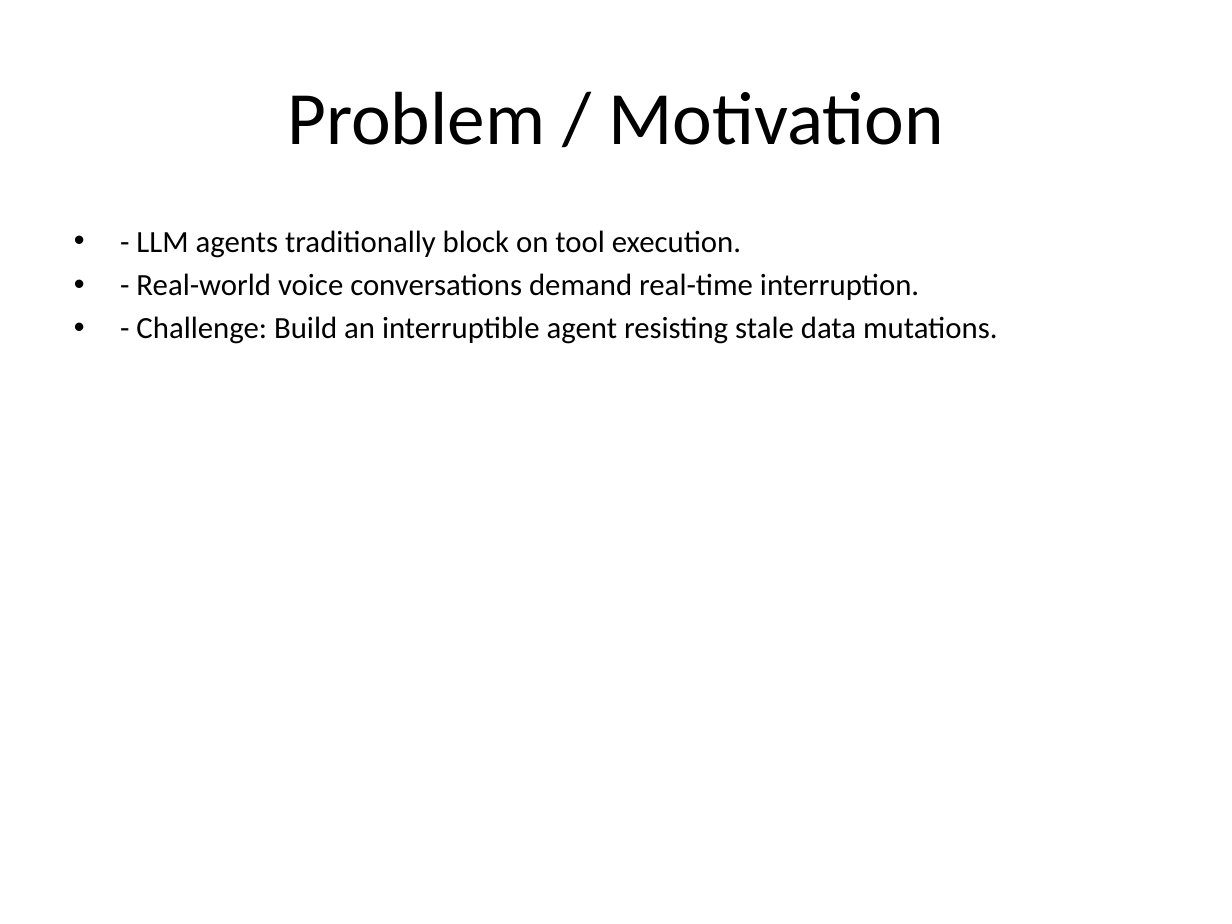
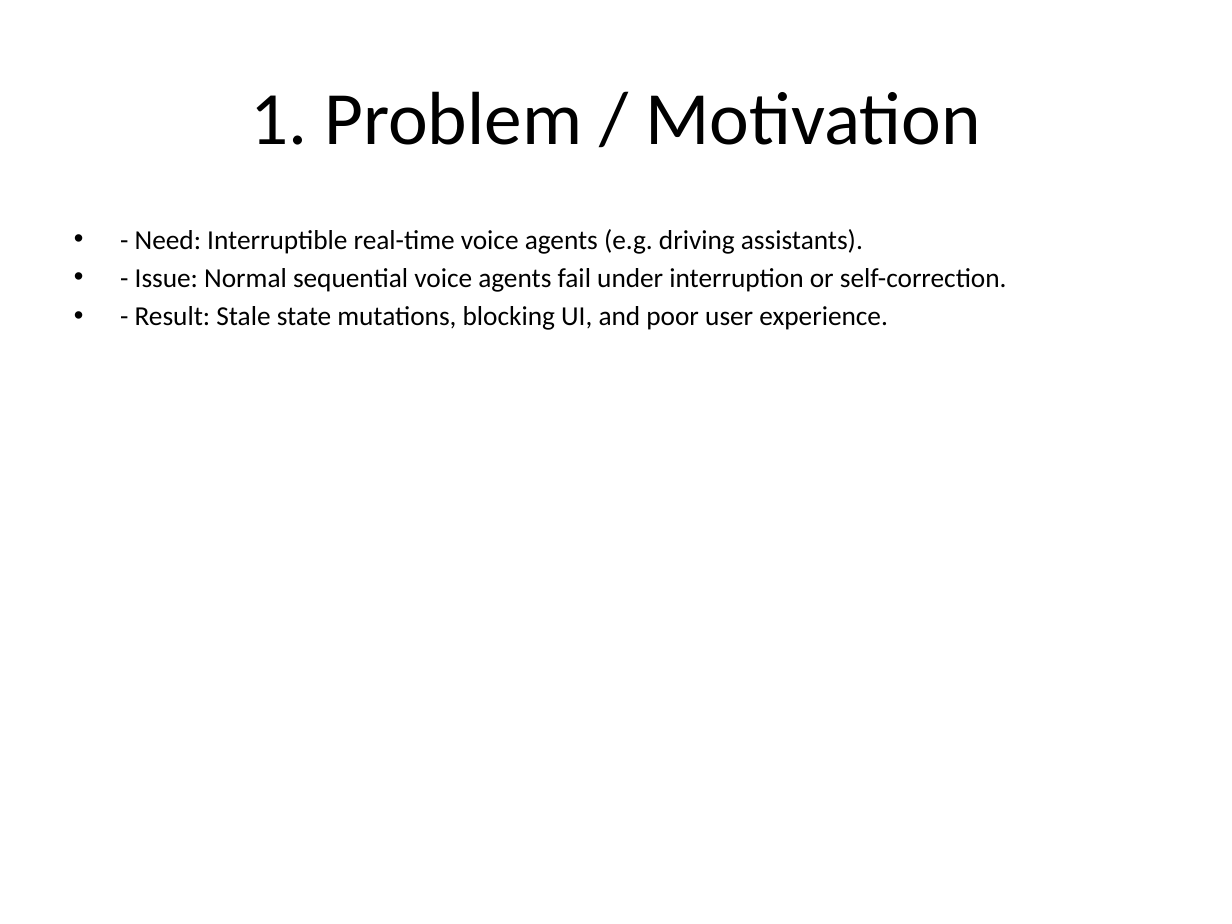
Before and after one commit to TiyasDas-81/Samsung_Prism, a slide deck: slide 1 of presentation/Samsung_PRISM_Theme05.pptx. Drawn at 1232x924 pixels with LibreOffice and Linux fonts; fonts in the diff are those of the drawing. Boxes give left, top, right and bottom in pixels: in the first picture for what was removed or moved away, otherwise in the second. Text is boxed around its words. In the diff, an @@ line names an element or a change of style, - is before the commit and + after.

```diff
--- a/presentation/Samsung_PRISM_Theme05.pptx
+++ b/presentation/Samsung_PRISM_Theme05.pptx
@@ title at [250, 91, 980, 145]: text changed @@
-Problem / Motivation
+1. Problem / Motivation
@@ text at [135, 229, 1007, 330]: text changed; size 18 to 16 pt @@
-• - LLM agents traditionally block on tool execution.
-• - Real-world voice conversations demand real-time interruption.
-• - Challenge: Build an interruptible agent resisting stale data mutations.
+• - Need: Interruptible real-time voice agents (e.g. driving assistants).
+• - Issue: Normal sequential voice agents fail under interruption or self-correction.
+• - Result: Stale state mutations, blocking UI, and poor user experience.
```
Also in this commit, not shown: 6 other slides changed, 1 slide added, 1 slide removed, 1 other file.
